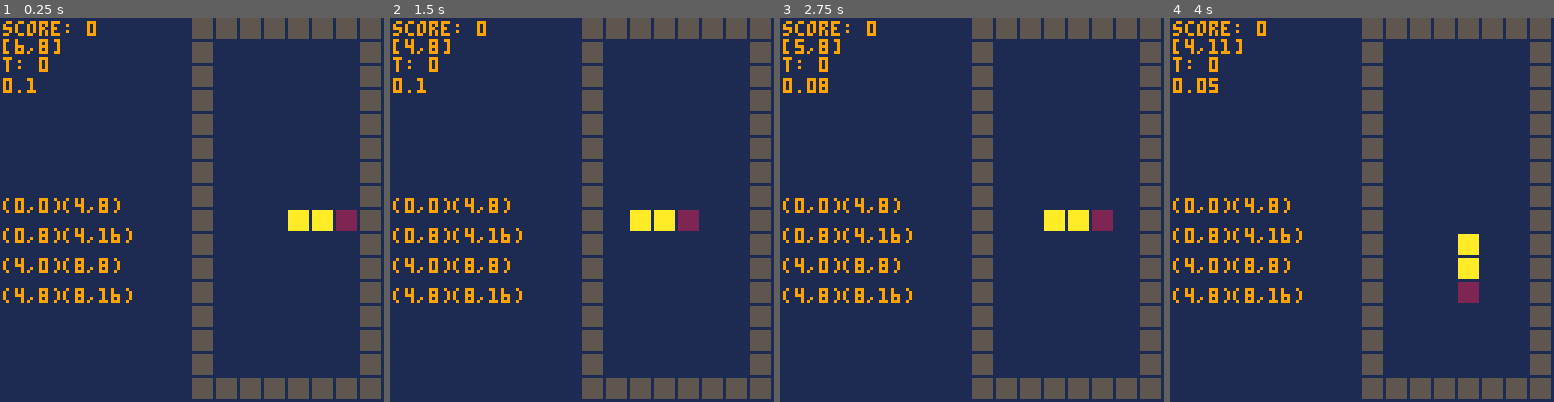
Above: before the commit, frames 1-4 (left to right).
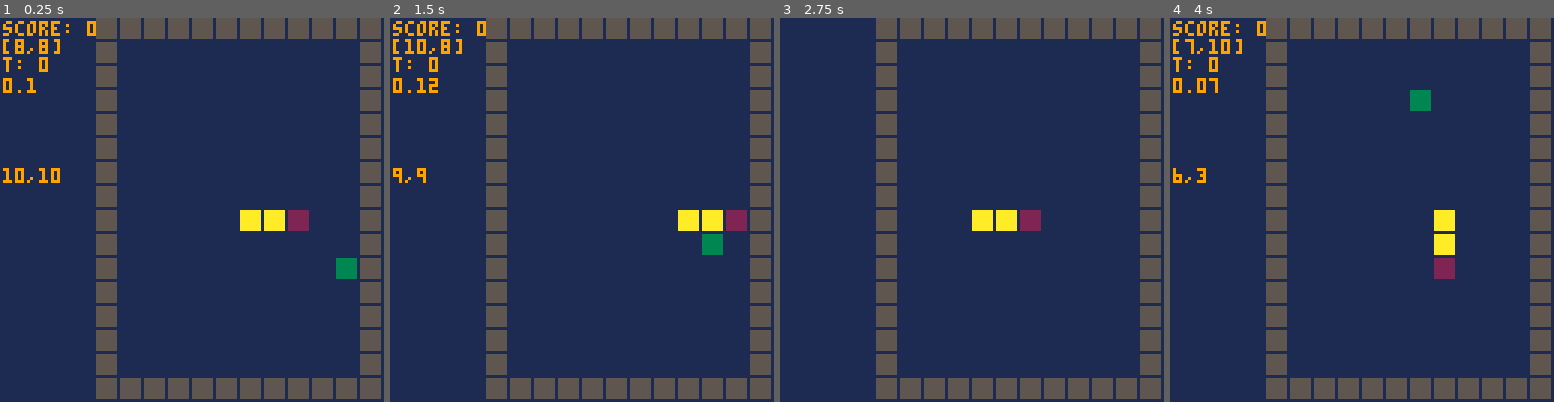
Above: after the commit, the same moments.

Repository: AriJalk/pico8-learning-snake
Game: PICO-8 cartridge snake.p8
Same seed, same stepped clock (60 frames per second), same inputs: the game is played once before the commit and once after it.
Inputs:
- Up to frame 1 (0.25 s): no input
- Up to frame 2 (1.5 s): tap X (X key) at 0.33, 1.07 s; tap O (Z key) at 0.7 s
- Up to frame 3 (2.75 s): hold Right 1.6-2.1 s; tap O (Z key) at 1.7, 2.1, 2.5 s; tap X (X key) at 1.85 s; hold Up 2.15-2.42 s; hold Right from 2.47 s (still down)
- Up to frame 4 (4 s): tap O (Z key) at 2.9, 3.3, 3.7 s; tap X (X key) at 2.97 s; release Right at 3.03 s; hold Left 3.08-3.58 s; hold Down 3.63-3.97 s

The runs differ from the first frame. In frame 1, 14% of the frame differs, in the area x 0-93%, y 0-100%; in frame 2, 15%; in frame 3, 15%, in the area x 0-87%, y 0-100%; in frame 4, 15%.

Commit message:
Snake: Optimized segmentation, fruit works

Diff:
--- a/snake.p8
+++ b/snake.p8
@@ -4,9 +4,9 @@
 -- engine functions
 
 --game variables
-snake_position = {}
+snake_pos = {}
 wall_pos = {}
-snake_size = 3
+snake_size = 0
 score = 0
 tail_pos=nil
 fruit_pos=nil
@@ -15,16 +15,16 @@
 dir_buffer=nil
 
 --grid variables
-grid_size={x=64,y=128}
+grid_size={x=96,y=128}
 --x should be even and y/2
-tile_num={x=8,y=16}
+tile_num={x=12,y=16}
 tile_size={x=grid_size.x/tile_num.x,y=grid_size.y/tile_num.y}
-panel_size={x=64,y=128}
+panel_size={x=32,y=128}
 margin=0.5
 
-segment_num = {x=2,y=2}
+segment_num={x=2,y=4}
 segments = {}
-segments_map = {}
+segment_size={x=tile_num.x/segment_num.x,y=tile_num.y/segment_num.y}
 
 seg_ratio={x=tile_num.x/segment_num.x,y=tile_num.y/segment_num.y}
 
@@ -34,12 +34,15 @@
 
 
 function _init()
-	build_segments_map()
+ snake_size=3
+ score=0
+	build_segments()
 	direction = {x=1,y=0}
 	build_snake()
 	build_wall()
  last_time = time()
  draw_initial()
+ add_fruit()
 end
 
 function _update()
@@ -49,7 +52,9 @@
 	if(update_time > update_speed) then
 		update_time = 0
 		update_snake()
-		check_collision()
+		if check_collision(snake_pos[1]) then
+		 _init()
+		end
 		draw_update()
 	end
 	if (btn(❎)) then
@@ -87,19 +92,19 @@
 
 function draw_snake_initial()
  for i=2,snake_size do
-	 draw_tile(snake_position[i],10)
- end
-	draw_tile(snake_position[1],2)
+	 draw_tile(snake_pos[i],10)
+ end
+	draw_tile(snake_pos[1],2)
 end
 
 function draw_snake_update()
 	--remove tail
 	draw_tile(tail_pos,1)
 	--add head
-	draw_tile(snake_position[1],2)
+	draw_tile(snake_pos[1],2)
 	--change head to body
 	if snake_size>1 then
-		draw_tile(snake_position[2],10)
+		draw_tile(snake_pos[2],10)
 	end
 end
 
@@ -113,74 +118,110 @@
 	rectfill(0,0,panel_size.x-1,panel_size.y-1,1)
 	color(9)
 	print("score: "..score,1,1)
-	print("["..snake_position[1].x..","..snake_position[1].y.."]",1,7)
+	print("["..snake_pos[1].x..","..snake_pos[1].y.."]",1,7)
 	--print("["..snake_position[2].x..","..snake_position[2].y.."]",30,7)
 	print("t: "..update_time,1,13)
 	print(update_speed,1,20)
 
-	--debug
- for i=1,#segments_map do
-  print('('..segments_map[i].s.x..','..segments_map[i].s.y..')'..'('..segments_map[i].e.x..','..segments_map[i].e.y..')',1,i*10+50)
-
- end
+--	--debug
+-- for i=1,#segments_map do
+--  print('('..segments_map[i].s.x..','..segments_map[i].s.y..')'..'('..segments_map[i].e.x..','..segments_map[i].e.y..')',1,i*10+50)
+--
+-- end
+	print(fruit_pos.x..','..fruit_pos.y,1,50)
 end
 -->8
 -- update functions
 //todo: buffer
 function update_input()
+	local new_dir=nil
 	if btn(➡️) then
-		direction = {x=1, y=0}
+		new_dir = {x=1, y=0}
 	elseif btn(⬅️) then
-		direction = {x=-1, y=0}
+		new_dir = {x=-1, y=0}
 	elseif btn(⬇️) then
-		direction = {x=0, y=1}
+		new_dir = {x=0, y=1}
 	elseif btn(⬆️) then
-		direction = {x=0, y=-1}
+		new_dir = {x=0, y=-1}
+	end
+	if new_dir!=nil then
+		if snake_size>1 then
+			local new_pos=pos_add(snake_pos[1],new_dir)
+			if pos_equals(new_pos,snake_pos[2]) then
+				return
+			end
+		end
+		direction=new_dir
 	end
 end
 
 
 
 function update_snake()
-	--update tail
-	tail_pos=pos_cpy(snake_position[snake_size])
-	del_collision(tail_pos)
+	local fruit_eaten=false
+	local new_pos=pos_add(snake_pos[1],direction)
+	--check if fruit eaten
+	if not pos_equals(new_pos,fruit_pos) then
+		--update tail
+		tail_pos=snake_pos[snake_size]
+		del_collision(tail_pos)
+	else
+		snake_size+=1
+		fruit_eaten=true
+	end
+
 	--update body
 	for cell=snake_size,2,-1 do
- 		snake_position[cell]=pos_cpy(snake_position[cell-1])
+ 		snake_pos[cell]=pos_cpy(snake_pos[cell-1])
  end
  --update head
- local dir=direction
- snake_position[1] = pos_add(snake_position[1],dir)
- if snake_position[2]!=nil then
-  add_collision(snake_position[2])
- end
-end
-
-function check_collision()
- local head=snake_position[1]
-	local seg=get_segment(head)
-	for col in all(seg) do
-		if pos_equals(col,head) then
-			_init()
-		end
-	end
-	if pos_equals(head_fruit_pos) then
-
-	end
-
---	for wall in all(wall_pos) do
---		if pos_equals(wall,snake_position[1]) then
---		 _init()
---		end
---	end
---	for cell=2,#snake_position do
---		if pos_equals(snake_position[cell],snake_position[1]) then
+ snake_pos[1] = pos_add(snake_pos[1],direction)
+ if snake_pos[2]!=nil then
+  add_collision(snake_pos[2])
+ end
+ --add fruit if needed
+ if fruit_eaten then
+ 	score+=1
+ 	add_fruit()
+ end
+end
+
+function check_collision(pos)
+	local seg=get_segment(pos)
+	if seg[pos_str(pos)]!=nil then
+	 return true
+	end
+	return false
+end
+
+--function check_collision()
+-- local head=snake_pos[1]
+--	local seg=get_segment(head)
+--	for col in all(seg) do
+--		if pos_equals(col,head) then
 --			_init()
 --		end
 --	end
-end
-
+--	if pos_equals(head_fruit_pos) then
+--
+--	end
+--end
+--
+--function generate_fruit()
+--
+--end
+
+function add_fruit()
+ while true do
+ 	local pos=pos_rnd()
+
+ 	if not check_collision(pos) and not pos_equals(pos,snake_pos[1]) do
+ 	 fruit_pos=pos
+ 	 draw_tile(pos,3)
+ 		break
+ 	end
+ end
+end
 -->8
 -- position
 function grid_game_position(coordinates)
@@ -203,17 +244,25 @@
 function pos_add(pos_a,pos_b)
 	return {x=pos_a.x+pos_b.x,y=pos_a.y+pos_b.y}
 end
+
+function pos_rnd()
+	return {x=flr(rnd(tile_num.x-1))+1,y=flr(rnd(tile_num.y-1))+1}
+end
+
+function pos_str(pos)
+ return pos.x..','..pos.y
+end
 -->8
 --building functions
 
 
 function build_snake()
-	snake_position[1] = {x=tile_num.x/2,y=tile_num.y/2}
+	snake_pos[1] = {x=tile_num.x/2,y=tile_num.y/2}
 	for cell=2,snake_size do
-		local pos=pos_cpy(snake_position[cell-1])
+		local pos=pos_cpy(snake_pos[cell-1])
 		local diff={x=-direction.x,y=-direction.y}
 		pos = pos_add(pos,diff)
-		snake_position[cell]=pos
+		snake_pos[cell]=pos
 		add_collision(pos)
 	end
 end
@@ -241,48 +290,33 @@
 --segments
 
 function get_segment(pos)
-	for i=1,#segments_map do
-		local seg=segments_map[i]
-		if pos.x>=seg.s.x and pos.x<=seg.e.x and pos.y>=seg.s.y and pos.y<=seg.e.y then
-			return segments[i]
-		end
-	end
-	return nil
+	local x=flr(pos.x/segment_size.x)
+	local y=flr(pos.y/segment_size.y)
+ return segments[x..','..y]
 end
 
 function add_collision(pos)
+	local seg=get_segment(pos)
+	local str=pos_str(pos)
+	if seg[str]==nil then
+		seg[str]=pos_cpy(pos)
+	end
+end
+
+function del_collision(pos)
  local seg=get_segment(pos)
- for col in all(seg) do
-  if pos_equals(col,pos) then
-   break
-  end
- end
- add(seg,pos_cpy(pos))
-end
-
-function del_collision(pos)
-	local seg=get_segment(pos)
-	for col in all(seg) do
-		if pos_equals(col,pos) then
-			del(seg,col)
-			break
-		end
-	end
-end
-
-function build_segments_map()
-	counter=1
-	for i=0,segment_num.x-1 do
-		for j=0,segment_num.y-1 do
-		 local x_min=i*seg_ratio.x
-		 local x_max=(i+1)*seg_ratio.x
-		 local y_min=j*seg_ratio.y
-		 local y_max=(j+1)*seg_ratio.y
-		 segments_map[counter]={s={x=x_min,y=y_min},e={x=x_max,y=y_max}}
-		 segments[counter]={}
-		 counter+=1
-		end
-	end
+	local str=pos_str(pos)
+	if seg[str]!=nil then
+		seg[str]=nil
+	end
+end
+
+function build_segments()
+ for i=0,segment_num.x do
+ 	for j=0,segment_num.y do
+ 	 segments[i..','..j]={}
+ 	end
+ end
 end
 __gfx__
 00000000000000000000000000000000000000000000000000000000000000000000000000000000000000000000000000000000000000000000000000000000
